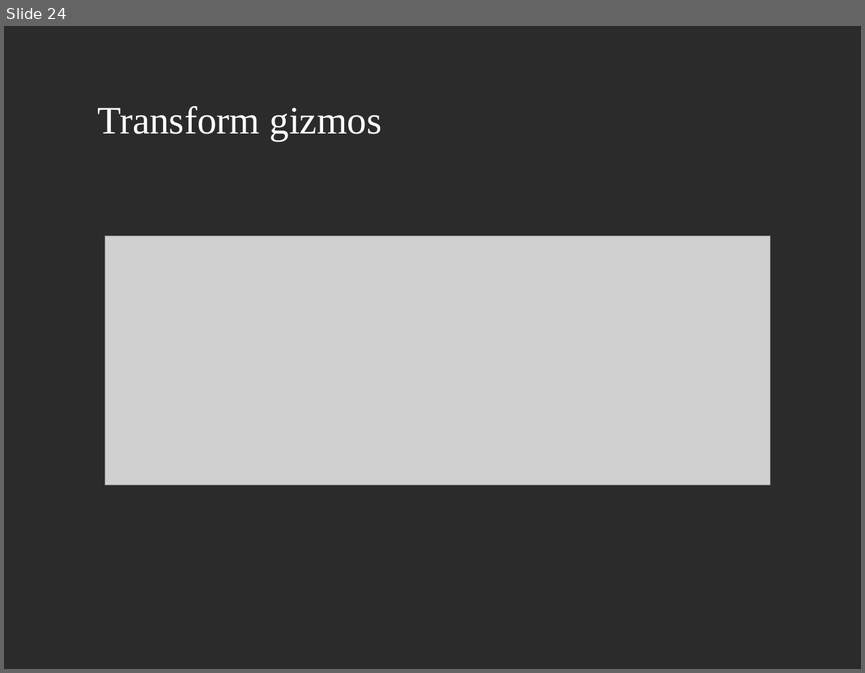
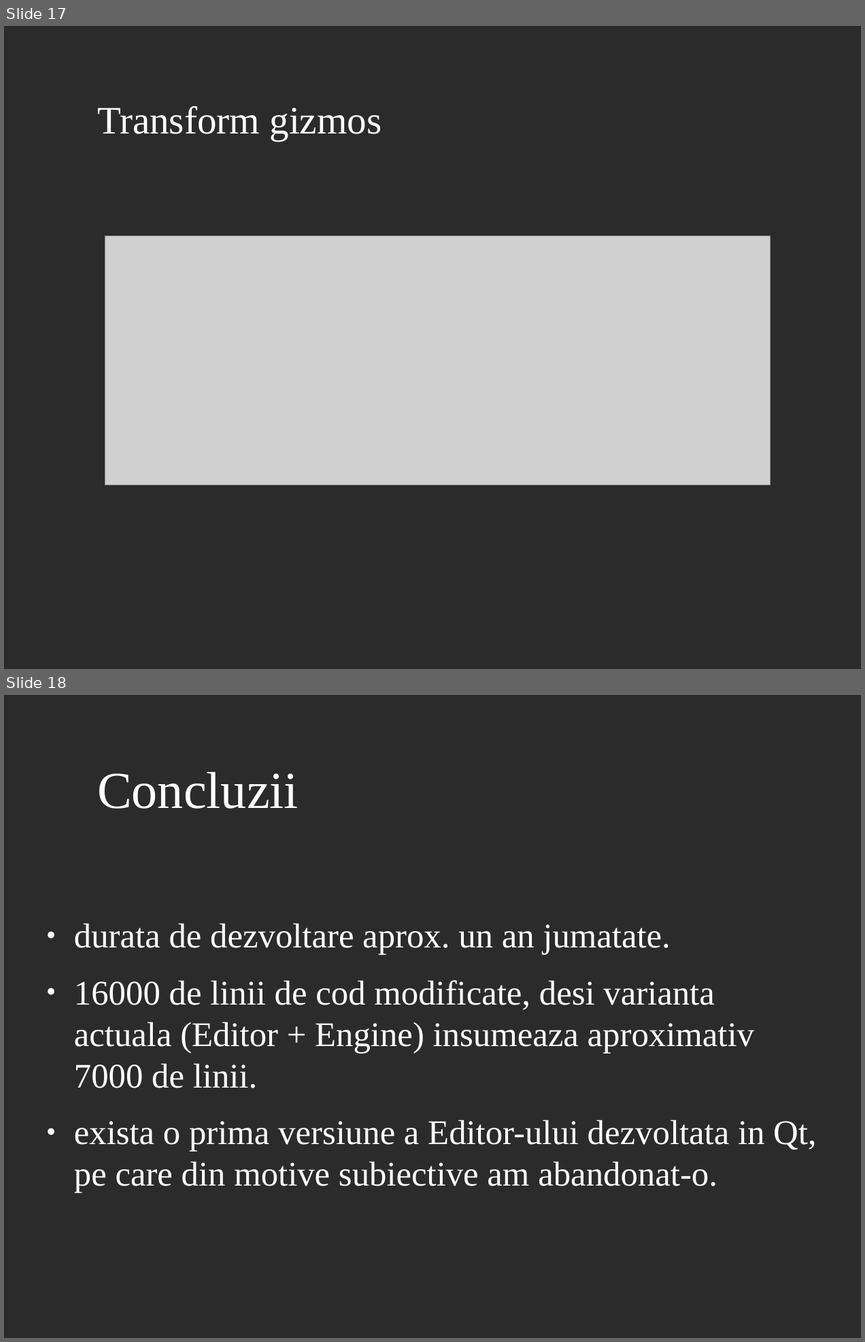
Before and after one commit to AlexandruScutaru/Licenta2019AlexandruOvidiuScutaru, a slide deck: GameEngine3D_prezentare.odp. Shown one above the other, each under a label of ours: slide 24 before the commit, slides 17 and 18 after it. The pictures are 865x673 and 865x1342 pixels, drawn with LibreOffice and Linux fonts; fonts in the diff are those of the drawing; grey boxes stand for pictures; background and template pictures are left out; a plain dark background stands for a picture behind light text. Boxes give left, top, right and bottom in pixels: in the first picture for what was removed or moved away, otherwise in the second. Text is boxed around its words. In the diff, an @@ line names an element or a change of style, - is before the commit and + after.

```diff
--- a/GameEngine3D_prezentare.odp
+++ b/GameEngine3D_prezentare.odp
@@ slide 18 added at [4,695,861,1338], background picture (left out) @@
@@ title added at [97,772,298,809], 48 pt, text #FFFFFF @@
+Concluzii
@@ text added at [74,923,816,1192], 32 pt, text #FFFFFF @@
+● durata de dezvoltare aprox. un an jumatate.
+● 16000 de linii de cod modificate, desi varianta actuala (Editor + Engine) insumeaza aproximativ 7000 de linii.
+● exista o prima versiune a Editor-ului dezvoltata in Qt, pe care din motive subiective am abandonat-o.
@@ what was slide 24 is now slide 17 @@
```
Also in this commit, not shown: 4 slides changed, 11 other slides added, 22 slides removed.
